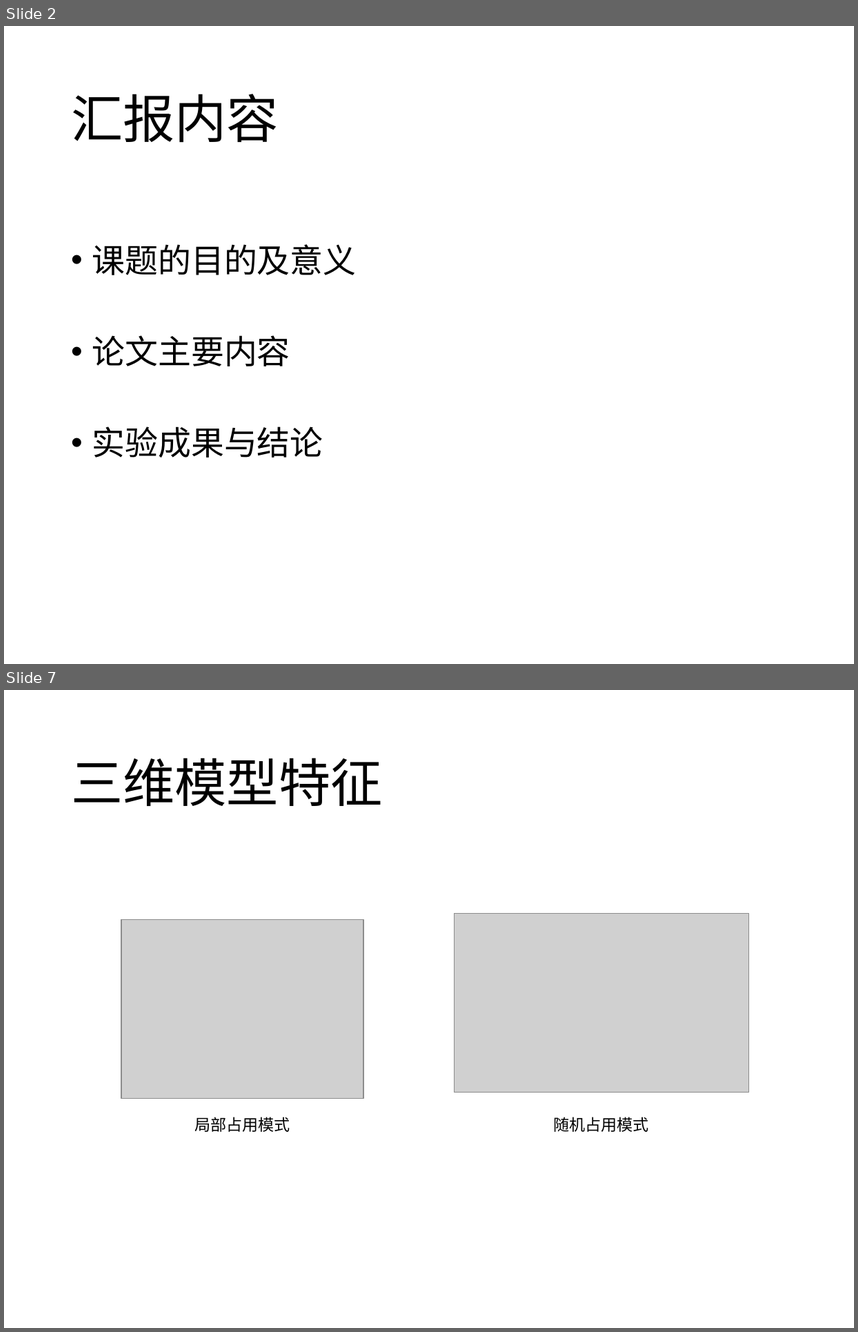
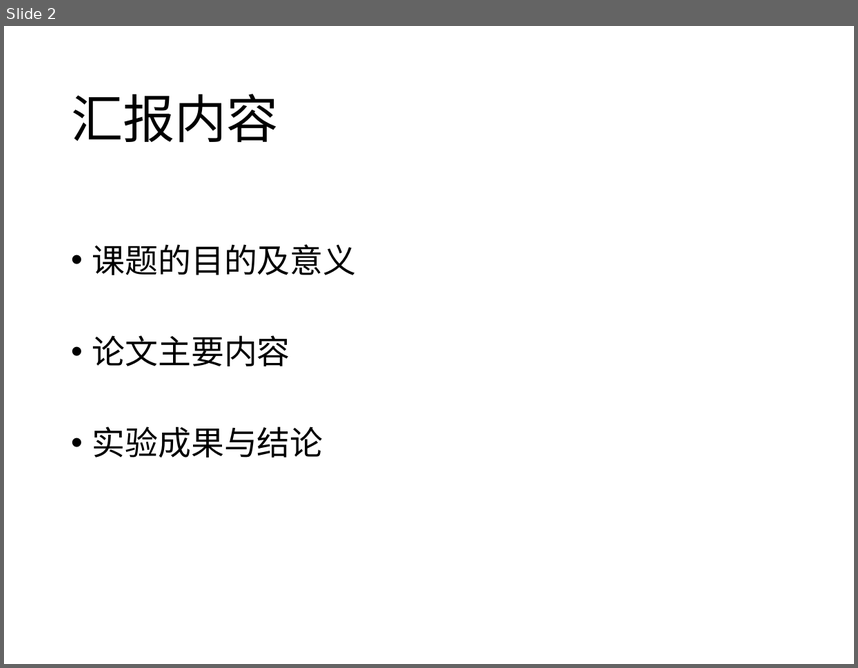
Before and after one commit to Mostro-Complexity/The-Damn-Thesis, a slide deck: 仇思宇-终期答辩-20190530.pptx. Shown one above the other, each under a label of ours: slides 2 and 7 before the commit, slide 2 after it; the slides between them are not shown. The pictures are 858x1332 and 858x668 pixels, drawn with LibreOffice and Linux fonts; fonts in the diff are those of the drawing; grey boxes stand for pictures. Boxes give left, top, right and bottom in pixels: in the first picture for what was removed or moved away, otherwise in the second. Text is boxed around its words. In the diff, an @@ line names an element or a change of style, - is before the commit and + after.

```diff
--- a/仇思宇-终期答辩-20190530.pptx
+++ b/仇思宇-终期答辩-20190530.pptx
@@ slide 7 removed at [4,690,854,1328], background #FFFFFF @@
@@ title removed at [71,758,383,806] @@
-三维模型特征
@@ picture removed at [454,913,748,1092] @@
@@ picture removed at [121,920,363,1099] @@
@@ text removed at [195,1116,290,1132] @@
-局部占用模式
@@ text removed at [554,1116,649,1132] @@
-随机占用模式
```
Also in this commit, not shown: 11 slides changed, 4 slides added, 4 other slides removed, 13 other files.
